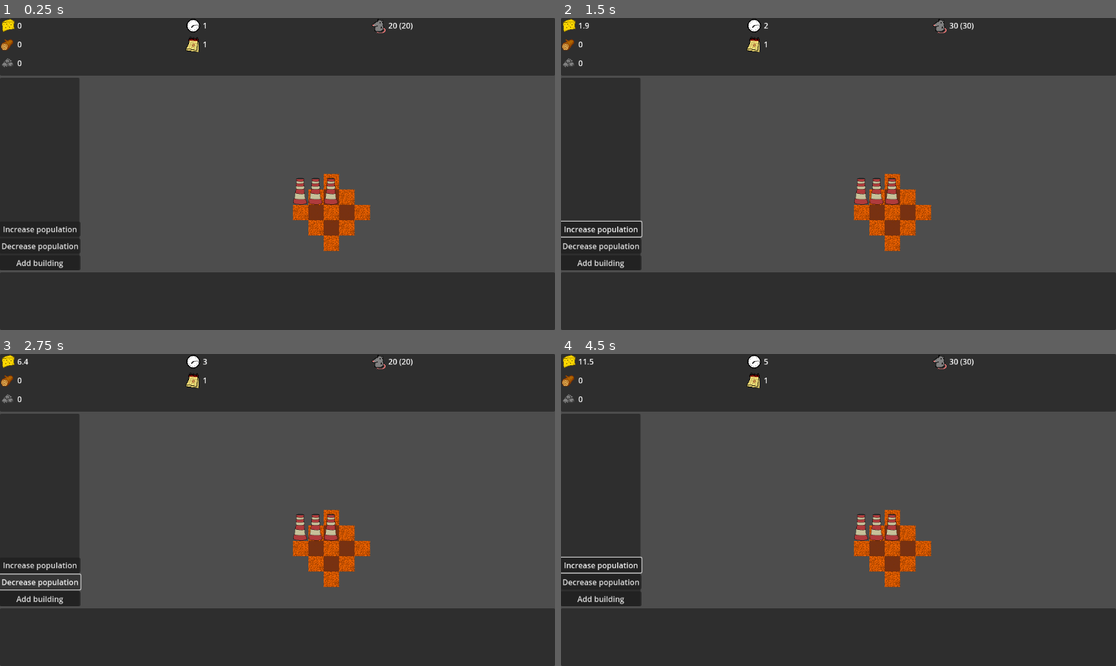
Above: before the commit, frames 1-4 (two rows, left to right).
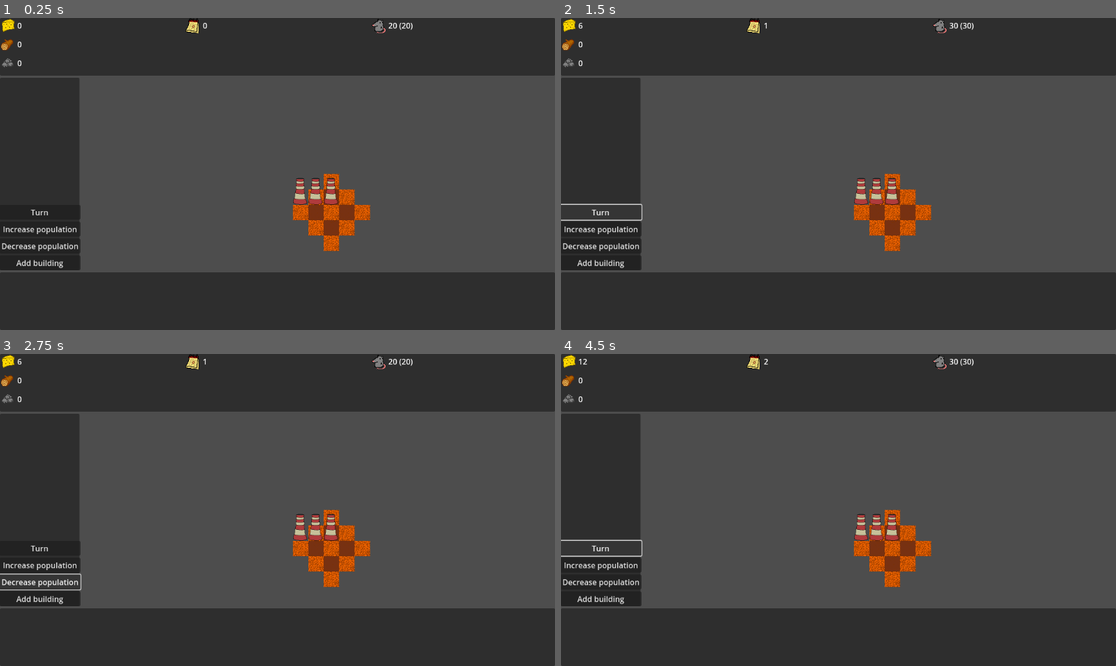
Above: after the commit, the same moments.

Repository: Roling551/td
Game: Godot game, scene res://scenes/node_2d.tscn
Two runs of this game, one before a commit and one after it. Both use one fixed random seed, a clock stepped at 60 frames per second and the inputs below.
Inputs (mouse positions are in pixels of both pictures, inside the frame that each line leads up to):
- Up to frame 1 (0.25 s): no input
- Up to frame 2 (1.5 s): click "Increase population" at 0.5 s; click (599, 211) at 1.25 s, where only the run after the commit has a clickable "Turn"
- Up to frame 3 (2.75 s): click "Decrease population" at 2 s
- Up to frame 4 (4.5 s): click "Add building" at 2.75 s; click "Increase population" at 3.5 s; click (599, 547) at 4.25 s, where only the run after the commit has a clickable "Turn"

The runs differ from the first frame. In frame 1, 0.2% of the frame differs, in the area x 5-38%, y 0-65%; in frame 2, 0.5%, in the area x 0-38%, y 0-71%; in frame 3, 0.2%; in frame 4, 0.5%.

Commit message:
Change mine loop to turns

Diff:
--- a/TimeContainer.gd
+++ b/TimeContainer.gd
@@ -1,34 +1,16 @@
 extends VFlowContainer
 
-var time_item
 var date_item
 
-var frame = 0
-var time = 1
-var day = 1
+var turn = 0
 
 func _ready():
-	time_item = ControlUtil.create_resource_item(self, "time_sprite", func():return str(time))
-
-	date_item = ControlUtil.create_resource_item(self, "date_sprite", func():return str(day))
+	date_item = ControlUtil.create_resource_item(self, "date_sprite", func():return str(turn))
 	update()
 
 func update():
-	time_item.update()
 	date_item.update()
 
-func proceed_hour():
-	if time % 24 == 0:
-		day += 1
-		time = 1
-	else:
-		time += 1
+func proceed_turn():
+	turn += 1
 	update()
-
-func proceed_frame():
-	frame += 1
-	if frame % GlobalConst.frame_per_hour == 0:
-		proceed_hour()
-		return true
-	else:
-		return false
--- a/scripts/BuildingsFactory.gd
+++ b/scripts/BuildingsFactory.gd
@@ -18,7 +18,7 @@
 							building,
 							main_script.resources_container,
 							func(productivity):
-								main_script.resources_container.change_resource("food", 0.02*productivity)
+								main_script.resources_container.change_resource("food", 2*productivity)
 						),
 			}
 		}
--- a/scripts/DevActions.gd
+++ b/scripts/DevActions.gd
@@ -4,6 +4,7 @@
 @onready var main = get_tree().root.get_node("Main")
 
 var actions = {
+	"Turn": func(): main.turn(),
 	"Increase population": func(): change_population(10),
 	"Decrease population": func(): change_population(-10),
 	"Add building": func(): main.main_ui.set_action(add_building_action)
--- a/scripts/GlobalConst.gd
+++ b/scripts/GlobalConst.gd
@@ -1,4 +1,2 @@
 extends Node
 class_name GlobalConst
-
-const frame_per_hour = 60
--- a/scripts/MainScript.gd
+++ b/scripts/MainScript.gd
@@ -20,11 +20,17 @@
 	add_building(tile_map, Vector2i(2,1))
 	add_building(tile_map, Vector2i(3,1))
 
-func _physics_process(delta):
-	if time_container.proceed_frame():
-		population_container.assign_population(buildings_list.buildings)
+func turn():
+	time_container.proceed_turn()
+	population_container.assign_population(buildings_list.buildings)
 	buildings_list.building_actions()
 	population_container.citizens_action()
+	update()
+
+func update():
 	resources_container.update()
 	population_container.update()
 	main_ui.update_ui()
+
+func _physics_process(delta):
+	pass
--- a/scripts/PopulationContainer.gd
+++ b/scripts/PopulationContainer.gd
@@ -20,6 +20,7 @@
 
 func change_population(population_change):
 	citizen_groups["settlers"].change_population(population_change)
+	update()
 
 func citizens_action():
 	pass
